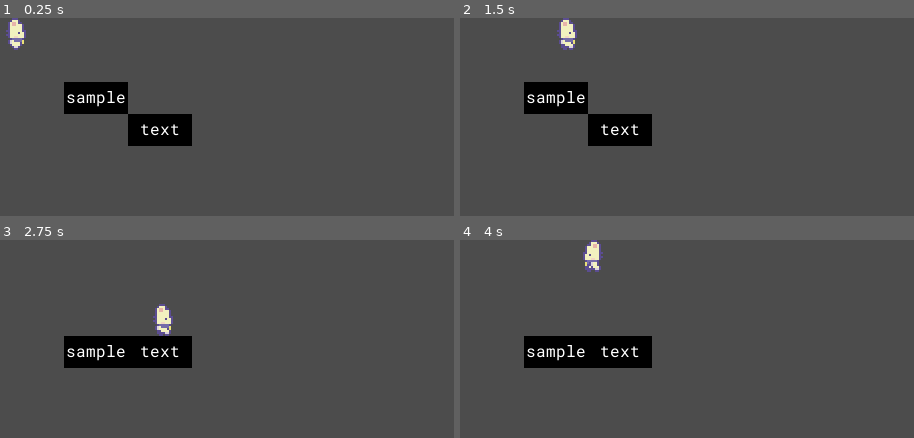
Above: before the commit, frames 1-4 (two rows, left to right).
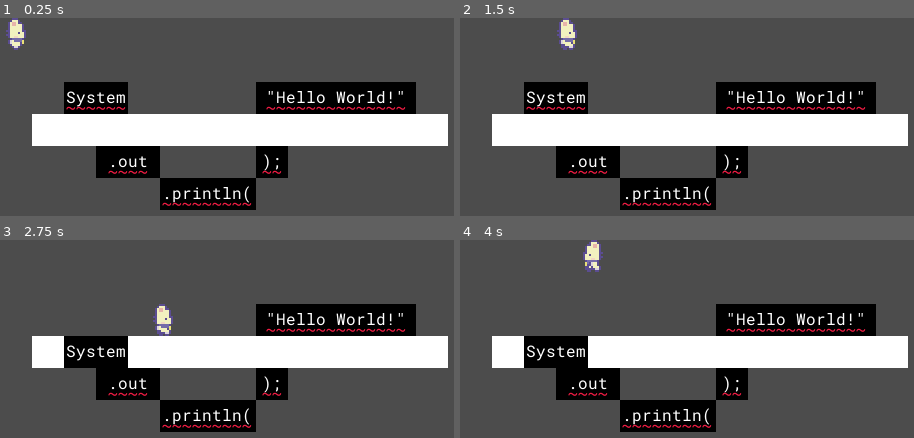
Above: after the commit, the same moments.

Repository: Women-in-Computing-at-RIT/WiC_Projects_RPG
Game: Godot game, scene res://Levels/Golisano/SyntaxPuzzle/SyntaxPuzzle.tscn
Two runs of this game, one before a commit and one after it. Both use one fixed random seed, a clock stepped at 60 frames per second and the inputs below.
Inputs:
- Up to frame 1 (0.25 s): no input
- Up to frame 2 (1.5 s): tap Enter at 0.5 s; hold Right (ui_right) 0.53-1.28 s; hold Down (ui_down) from 1.28 s (still down)
- Up to frame 3 (2.75 s): release Down (ui_down) at 2.03 s; hold Right (ui_right) from 2.03 s (still down)
- Up to frame 4 (4 s): release Right (ui_right) at 2.78 s; hold Up (ui_up) 2.78-3.53 s; hold Left (ui_left) from 3.53 s (still down)

The runs differ from the first frame. In frame 1, 28% of the frame differs, in the area x 7-99%, y 32-97%; in frame 2, 28%; in frame 3, 25%; in frame 4, 25%.
Error before the commit: Invalid get index 'X' (on base: 'Vector2'). (res://Levels/Golisano/SyntaxPuzzle/Statement/Statement.gd:42)

Commit message:
Add syntax underline for wrong values

Diff:
--- a/Levels/Golisano/SyntaxPuzzle/Statement/Statement.gd
+++ b/Levels/Golisano/SyntaxPuzzle/Statement/Statement.gd
@@ -39,23 +39,35 @@
 
 	# Calculate the total horizontal tiles
 	for token in tokens:
-		tiles_wide += token.collider_size.X
-
-	guide_rect._set_size(Vector2(tiles_wide * Grid.TILE_SIZE, Grid.TILE_SIZE))
+		tiles_wide += token.collider_size.x
 
 	# Create a rect to represent the space to fill with tokens
-	pass
+	guide_rect._set_size(Vector2(tiles_wide * Grid.TILE_SIZE, Grid.TILE_SIZE))
 
 # Retrieve the string produced by concatenating all tokens that are
 # within the statement space
 func get_text():
 	return ''
 
+func is_token_in_space(token):
+	if token.position.y != 0:
+		return false
+	if token.position.x < 0 or tiles_wide * Grid.TILE_SIZE < token.position.x:
+		return false
+
+	return true
+
 # warning-ignore:unused_argument
 # warning-ignore:unused_argument
 func _process(delta):
 	# Iterate through all child tokens
 	# Skip tokens that do not overlap with the statement space
+	for token in tokens:
+		if not is_token_in_space(token):
+			token.set_correct(false)
+			continue
+		token.set_correct(true)
+
 	# Sort by ascending X position
 	# Check each token against the expected tokens
 	# When one is out of place, recolor the rest to red and stop
--- a/Levels/Golisano/SyntaxPuzzle/SyntaxPuzzle.tscn
+++ b/Levels/Golisano/SyntaxPuzzle/SyntaxPuzzle.tscn
@@ -6,20 +6,34 @@
 
 [node name="SyntaxPuzzle" type="Node2D"]
 
+[node name="Statement" parent="." instance=ExtResource( 3 )]
+position = Vector2( 16, 48 )
+expected_statement = "sample text"
+
+[node name="AxisAlignedBody2D" parent="Statement" instance=ExtResource( 2 )]
+position = Vector2( 16, -16 )
+collider_size = Vector2( 2, 1 )
+text = "System"
+
+[node name="AxisAlignedBody2D2" parent="Statement" instance=ExtResource( 2 )]
+position = Vector2( 32, 16 )
+collider_size = Vector2( 2, 1 )
+text = ".out"
+
+[node name="AxisAlignedBody2D3" parent="Statement" instance=ExtResource( 2 )]
+position = Vector2( 64, 32 )
+collider_size = Vector2( 3, 1 )
+text = ".println("
+
+[node name="AxisAlignedBody2D6" parent="Statement" instance=ExtResource( 2 )]
+position = Vector2( 112, 16 )
+text = ");"
+
+[node name="AxisAlignedBody2D5" parent="Statement" instance=ExtResource( 2 )]
+position = Vector2( 112, -16 )
+collider_size = Vector2( 5, 1 )
+text = "\"Hello World!\""
+
 [node name="YSort" type="YSort" parent="."]
 
 [node name="GridPlayer" parent="YSort" instance=ExtResource( 1 )]
-
-[node name="Statement" parent="YSort" instance=ExtResource( 3 )]
-position = Vector2( 16, 48 )
-expected_statement = "sample text"
-
-[node name="AxisAlignedBody2D" parent="YSort/Statement" instance=ExtResource( 2 )]
-position = Vector2( 16, -16 )
-collider_size = Vector2( 2, 1 )
-text = "sample"
-
-[node name="AxisAlignedBody2D2" parent="YSort/Statement" instance=ExtResource( 2 )]
-position = Vector2( 48, 0 )
-collider_size = Vector2( 2, 1 )
-text = "text"
--- a/Levels/Golisano/SyntaxPuzzle/Token/Token.gd
+++ b/Levels/Golisano/SyntaxPuzzle/Token/Token.gd
@@ -14,15 +14,19 @@
 
 onready var label = $Label
 onready var background = $Background
+onready var underline = $Underline
 
 # Position of the token object when the scene started
 var initial_position
 
-func _on_text_color_changed(newColor):
+func set_text_color(newColor):
 	textColor = newColor
 	if label:
 		label.remove_color_override("font_color")
 		label.add_color_override("font_color", textColor)
+
+func _on_text_color_changed(newColor):
+	set_text_color(newColor)
 	update()
 	property_list_changed_notify()
 
@@ -46,6 +50,13 @@
 	label.set_text(text)
 	label.add_color_override("font_color", textColor)
 
+	var underlineText = ''
+
+	for i in range(0, text.length()):
+		underlineText += '~'
+
+	underline.set_text(underlineText)
+
 	# Store the initial position so we can put it back where it came
 	# from if needed
 	initial_position = position
@@ -64,7 +75,12 @@
 		label._set_size(scaled_size / label.get_scale())
 	if background:
 		background._set_size(scaled_size)
+	if underline:
+		underline._set_size(scaled_size / underline.get_scale())
 
 # Restore the token to its original position
 func reset_position():
 	set_position(initial_position)
+
+func set_correct(is_correct):
+	underline.set_visible(not is_correct)
--- a/Levels/Golisano/SyntaxPuzzle/Token/Token.tscn
+++ b/Levels/Golisano/SyntaxPuzzle/Token/Token.tscn
@@ -23,3 +23,12 @@
 text = "a"
 align = 1
 valign = 1
+
+[node name="Underline" type="Label" parent="." index="2"]
+margin_top = 5.0
+margin_right = 16.0
+margin_bottom = 21.0
+custom_colors/font_color = Color( 0.94902, 0.109804, 0.266667, 1 )
+custom_fonts/font = ExtResource( 3 )
+align = 1
+valign = 1
